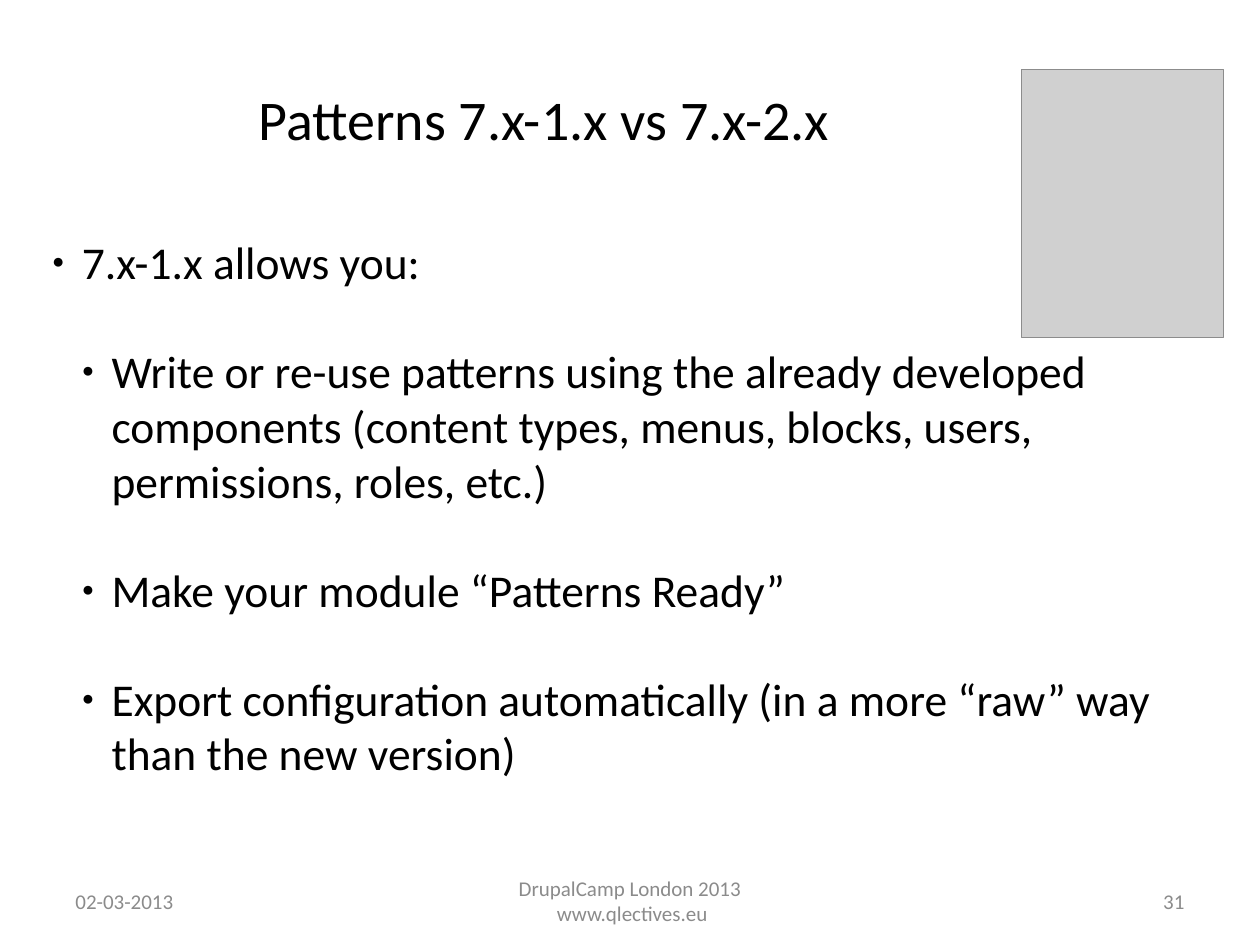
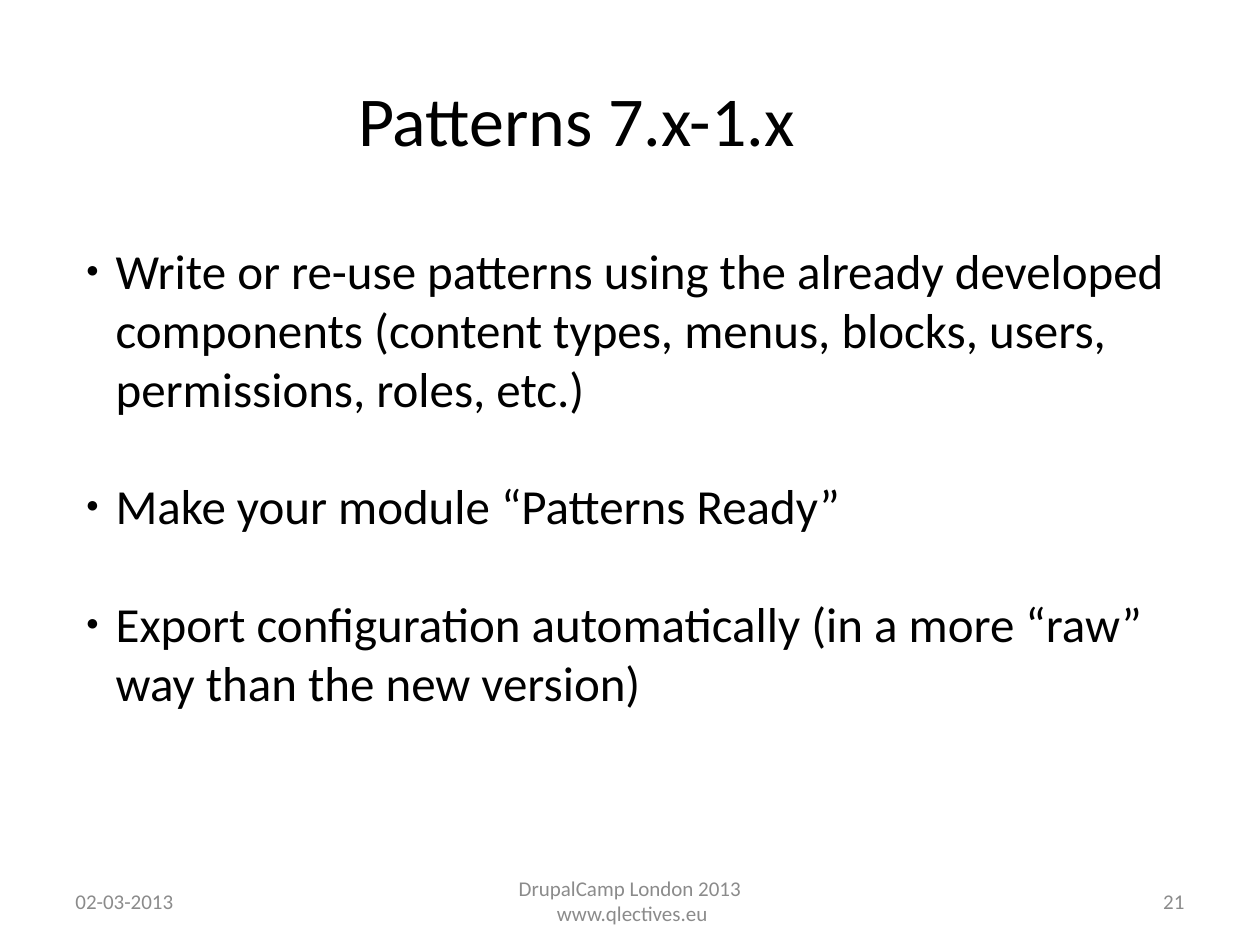
Before and after one commit to QScience/dc-slides, a slide deck: slide 21 of dclondon2013/patterns_dclondon2013.odp (slide 31 before the commit). Drawn at 1260x945 pixels with LibreOffice and Linux fonts; fonts in the diff are those of the drawing; grey boxes stand for pictures; background and template pictures are left out. Boxes give left, top, right and bottom in pixels: in the first picture for what was removed or moved away, otherwise in the second. Text is boxed around its words. In the diff, an @@ line names an element or a change of style, - is before the commit and + after.

```diff
--- a/dclondon2013/patterns_dclondon2013.odp
+++ b/dclondon2013/patterns_dclondon2013.odp
@@ picture removed at [1022, 69, 1223, 338] @@
@@ text at [358, 101, 794, 147]: text changed; size 32 to 40 pt @@
-Patterns 7.x-1.x vs 7.x-2.x
+Patterns 7.x-1.x
@@ text "Write or re-use patterns using ...": place and size @@
-text "Write or re-use patterns using ..." at [82, 247, 1150, 776]
+text "Write or re-use patterns using ..." at [116, 255, 1163, 709]
@@ text "Write or re-use patterns using ..." at [116, 255, 1163, 709]: size 26 to 28 pt @@
@@ text at [82, 247, 420, 287]: paragraph removed @@
-● 7.x-1.x allows you:
@@ page number at [1163, 895, 1184, 909]: text changed @@
-31
+21
```
Also in this commit, not shown: 9 other slides changed, 4 slides removed, 1 other file.
